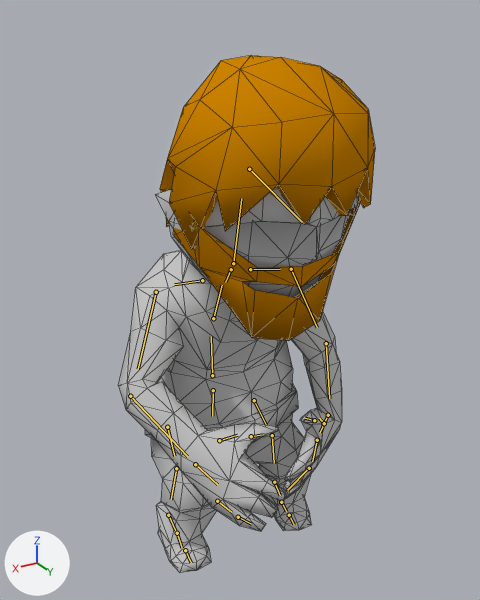
Before and after pictures for a commit that changed the Blender file Assets/Resources/Models/Character/Character.blend.
One viewpoint serves both versions: a 50 mm camera at (0.585, 1.065, 1.048) aimed at (-0.004, 0.083, 0.557). The lights are fixed; the arrows at lower left show +X, +Y and +Z. Both versions are drawn at frame 45 of the action 'ArmatureAction'; the numbers are the values there. The bones that bend it are drawn over the model as lines. Mesh edges are drawn as thin lines.

In view in the first picture: 'NPC_Beard_008', 'NPC_Hair_009', 'NPC_Man_Normal001'.
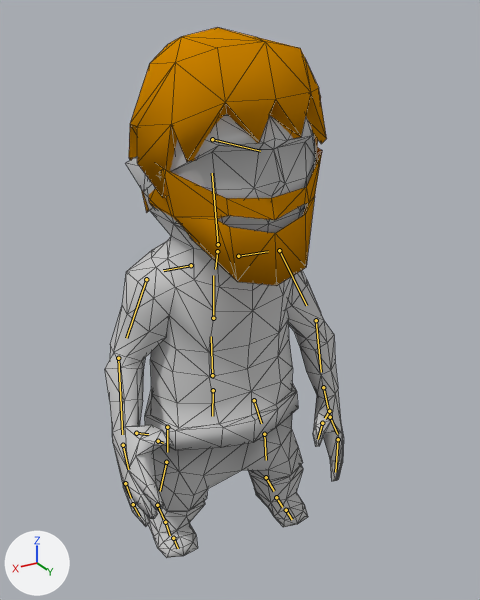
ob_head_slot is not drawn itself; it is the parent of ob_npc_beard_008, ob_npc_hair_009.

Where the change shows, as pixel boxes (x1, y1, x2, y2) in the pictures (480 x 600 px):
'NPC_Man_Normal001', posed: before (118, 187, 358, 573); after (105, 114, 344, 558)
'NPC_Hair_009', posed (8% narrower): before (160, 55, 375, 249); after (129, 27, 327, 213)
'NPC_Beard_008', posed: before (173, 198, 361, 341); after (148, 146, 322, 286)
bone 'CATRThigh', root to tip: before (167, 427) to (174, 456); after (167, 427) to (167, 452)
bone 'CATRCalf', root to tip: before (176, 468) to (171, 499); after (166, 462) to (160, 491)
bone 'CATRFoot', root to tip: before (168, 515) to (175, 530); after (157, 505) to (164, 519)
bone 'CATSpine2', root to tip: before (213, 318) to (222, 285); after (213, 318) to (213, 275)
bone 'CATLClavicle', root to tip: before (250, 269) to (280, 269); after (238, 256) to (268, 251)
bone 'CATLArm', root to tip: before (291, 269) to (317, 327); after (279, 250) to (306, 305)
bone 'CATLForearm', root to tip: before (326, 343) to (329, 398); after (316, 320) to (321, 372)
bone 'CATLHand', root to tip: before (328, 415) to (320, 432); after (323, 387) to (329, 412)
bone 'CATRClavicle', root to tip: before (202, 280) to (174, 284); after (191, 265) to (163, 270)
bone 'CATRArm', root to tip: before (156, 292) to (138, 369); after (146, 279) to (126, 338)
bone 'CATRForearm', root to tip: before (130, 396) to (187, 456); after (118, 358) to (122, 434)
bone 'CATRHand', root to tip: before (195, 464) to (217, 484); after (123, 445) to (128, 469)
bone 'CATLThigh', root to tip: before (254, 400) to (266, 424); after (254, 400) to (261, 423)
bone 'CATLCalf', root to tip: before (272, 435) to (274, 463); after (264, 434) to (266, 460)
bone 'CATLFoot', root to tip: before (274, 482) to (280, 495); after (266, 477) to (274, 491)

What the commit changed:
Bone 'CATRThigh' (bone_catrthigh) turns from (5, 4, 36) to (-4, 3, 3) degrees about its own x, y and z.
Bone 'CATRCalf' (bone_catrcalf) turns from (-11, -7, -41) to (-5, 0, -13) degrees about its own x, y and z.
Bone 'CATRFoot' (bone_catrfoot) turns from (4, -4, 3) to (4, -3, 11) degrees about its own x, y and z.
Bone 'CATSpine2' (bone_catspine2) turns from (1, 0, 40) to (0, 0, 19) degrees about its own x, y and z.
Bone 'CATLClavicle' (bone_catlclavicle) turns from (1, 1, 11) to (-3, 0, 9) degrees about its own x, y and z.
Bone 'CATLArm' (bone_catlarm) turns from (31, 0, 45) to (51, 12, 41) degrees about its own x, y and z.
Bone 'CATLForearm' (bone_catlforearm) turns from (10, -4, 23) to (14, -33, 15) degrees about its own x, y and z.
Bone 'CATLHand' (bone_catlhand) turns from (-58, -7, 44) to (-28, 12, 12) degrees about its own x, y and z.
Bone 'CATRClavicle' (bone_catrclavicle) turns from (1, 0, -1) to (-1, 0, 0) degrees about its own x, y and z.
Bone 'CATRArm' (bone_catrarm) turns from (-44, 33, 29) to (-69, -7, 8) degrees about its own x, y and z.
Bone 'CATRForearm' (bone_catrforearm) turns from (-26, 11, 55) to (3, 19, 46) degrees about its own x, y and z.
Bone 'CATRHand' (bone_catrhand) turns from (11, -13, 1) to (36, -4, -1) degrees about its own x, y and z.
Bone 'CATLThigh' (bone_catlthigh) turns from (-5, -7, 33) to (-1, -4, 12) degrees about its own x, y and z.
Bone 'CATLCalf' (bone_catlcalf) turns from (8, 10, -32) to (4, 5, -15) degrees about its own x, y and z.
Bone 'CATLFoot' (bone_catlfoot) turns from (10, -1, 0) to (0, 1, 0) degrees about its own x, y and z.
